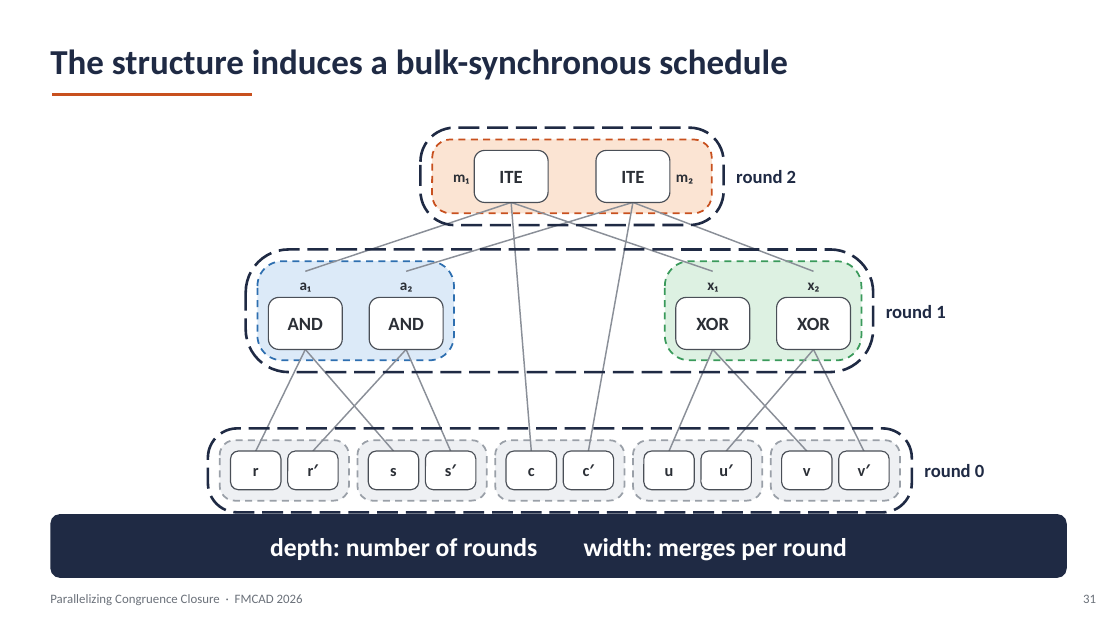
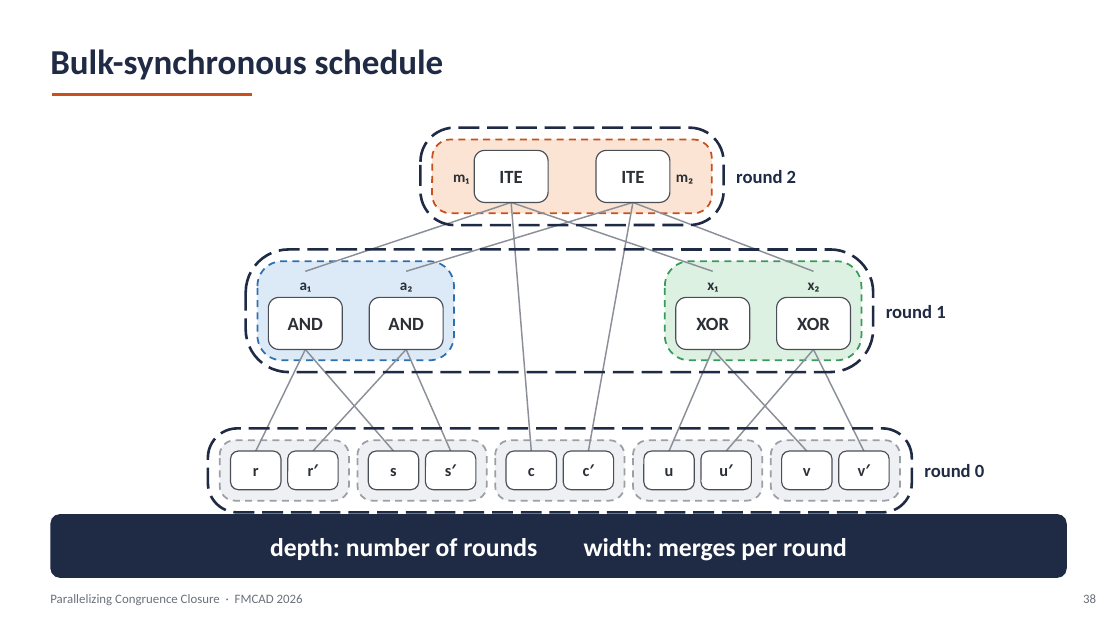
Before and after one commit to amarshah1/parallelcc-paper, a slide deck: slide 38 of slides/parallelcc-part1.pptx (slide 31 before the commit). Drawn at 1120x630 pixels with LibreOffice and Linux fonts; fonts in the diff are those of the drawing. Boxes give left, top, right and bottom in pixels: in the first picture for what was removed or moved away, otherwise in the second. Text is boxed around its words. In the diff, an @@ line names an element or a change of style, - is before the commit and + after.

```diff
--- a/slides/parallelcc-part1.pptx
+++ b/slides/parallelcc-part1.pptx
@@ text at (50,49,444,80): text changed @@
-The structure induces a bulk-synchronous schedule
+Bulk-synchronous schedule
@@ text at (1083,594,1096,603): text changed @@
-31
+38
```
Also in this commit, not shown: 32 other slides changed, 7 slides added, 1 other file.
